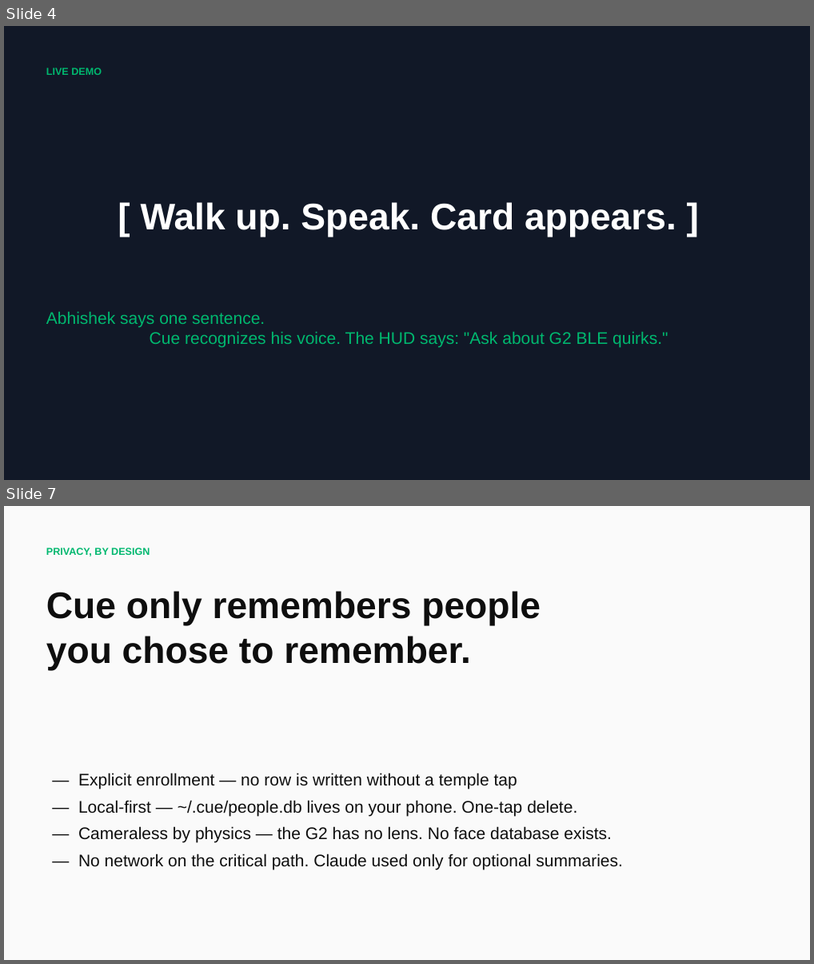
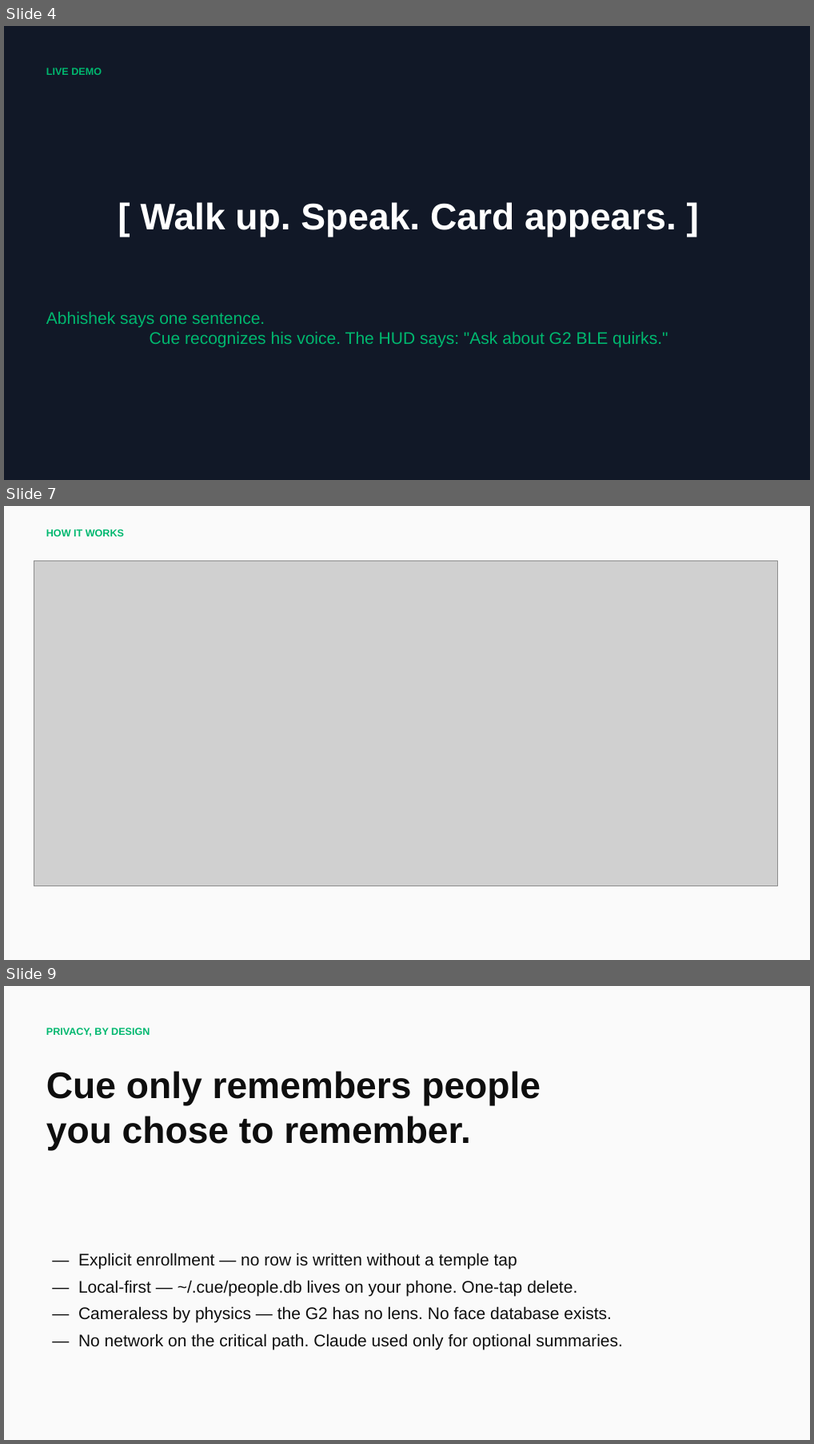
Before and after one commit to abhishekj720/Cue-evenRealitiesG2, a slide deck: docs/Cue-Pitch.pptx. Shown one above the other, each under a label of ours: slides 4 and 7 before the commit, slides 4, 7 and 9 after it; the slides between them are not shown. The pictures are 814x964 and 814x1444 pixels, drawn with LibreOffice and Linux fonts; fonts in the diff are those of the drawing; grey boxes stand for pictures. Boxes give left, top, right and bottom in pixels: in the first picture for what was removed or moved away, otherwise in the second. Text is boxed around its words. In the diff, an @@ line names an element or a change of style, - is before the commit and + after.

Commit message:
pitch: HUD screenshots + end-to-end flow diagram + terminal log; embedded in deck

```diff
--- a/docs/Cue-Pitch.pptx
+++ b/docs/Cue-Pitch.pptx
@@ slide 7 added at (4,506,810,960), background #FAFAFA @@
@@ text added at (46,529,124,536), 12 pt, text #00B86F, bold @@
+HOW IT WORKS
@@ picture added at (34,560,778,886) @@
@@ what was slide 7 is now slide 9 @@
```
Also in this commit, not shown: 1 slide changed, 2 other slides added, 1 slide removed, 16 other files.
